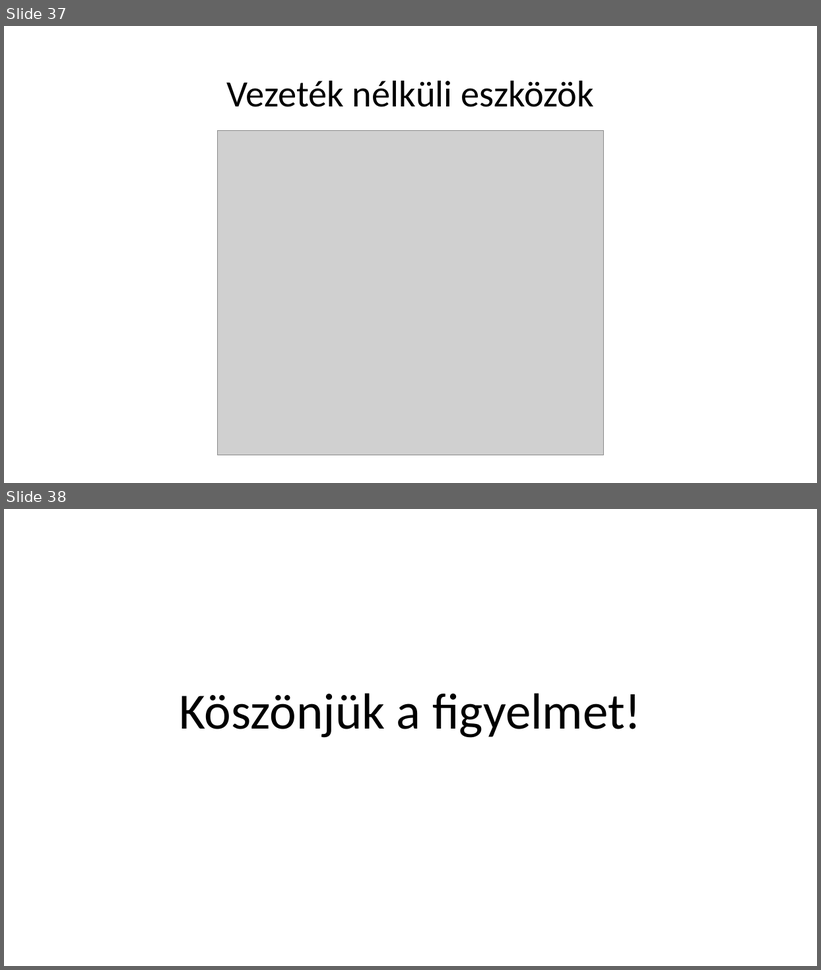
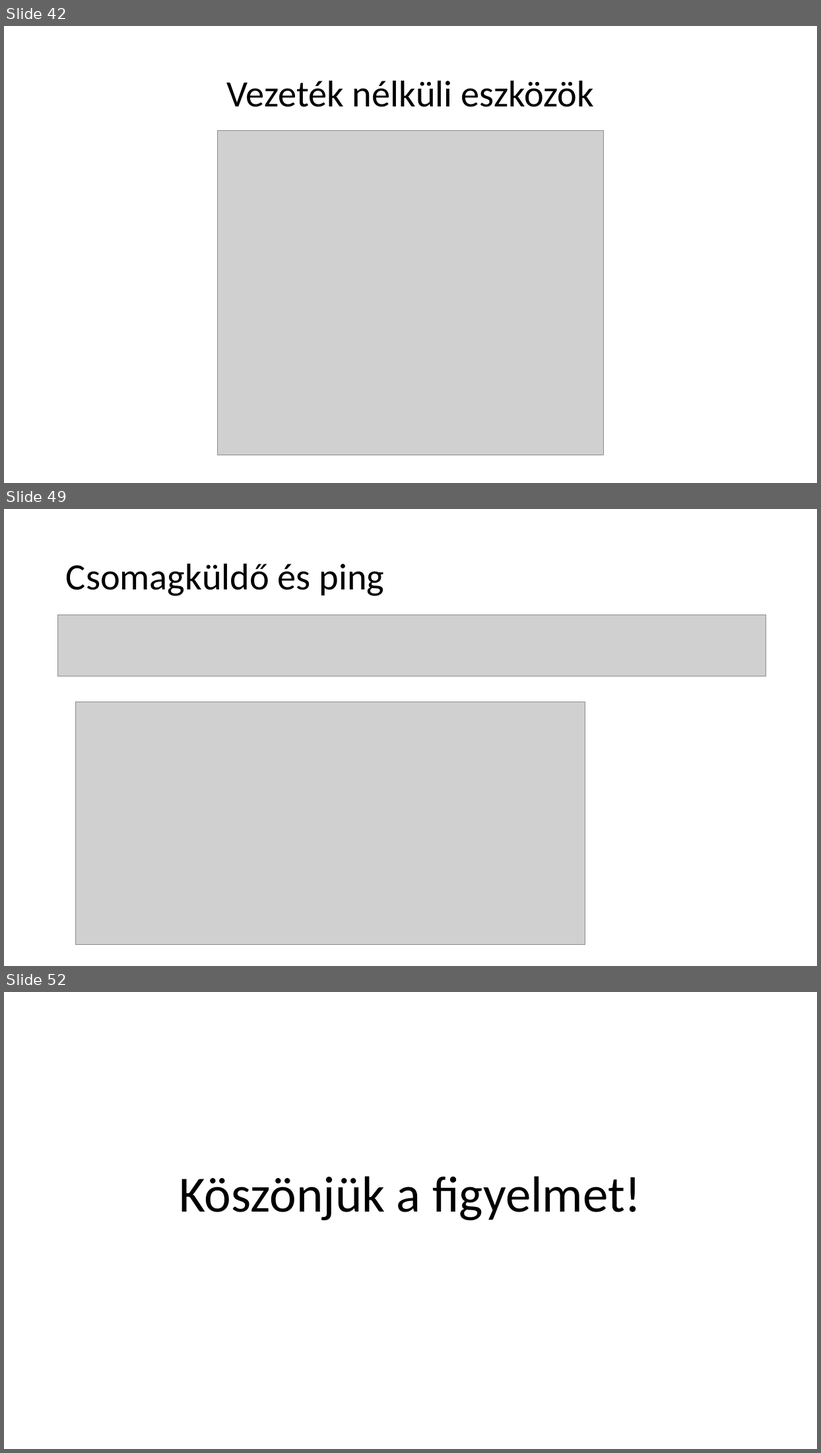
Before and after one commit to I-Izumi/School-project-network, a slide deck: Prezentációk/School_projects_ppt.pptx. Shown one above the other, each under a label of ours: slides 37 and 38 before the commit, slides 42, 49 and 52 after it; the slides between them are not shown. The pictures are 821x970 and 821x1453 pixels, drawn with LibreOffice and Linux fonts; fonts in the diff are those of the drawing; grey boxes stand for pictures. Boxes give left, top, right and bottom in pixels: in the first picture for what was removed or moved away, otherwise in the second. Text is boxed around its words. In the diff, an @@ line names an element or a change of style, - is before the commit and + after.

```diff
--- a/Prezentációk/School_projects_ppt.pptx
+++ b/Prezentációk/School_projects_ppt.pptx
@@ slide 49 added at [4, 509, 817, 966], background #FFFFFF @@
@@ title added at [66, 563, 385, 596], 44 pt, text #000000 @@
+Csomagküldő és ping
@@ picture added at [57, 615, 766, 676] @@
@@ picture added at [76, 702, 585, 945] @@
@@ what was slide 37 is now slide 42 @@
@@ what was slide 38 is now slide 52 @@
```
Also in this commit, not shown: 14 other slides added, 1 slide removed.
